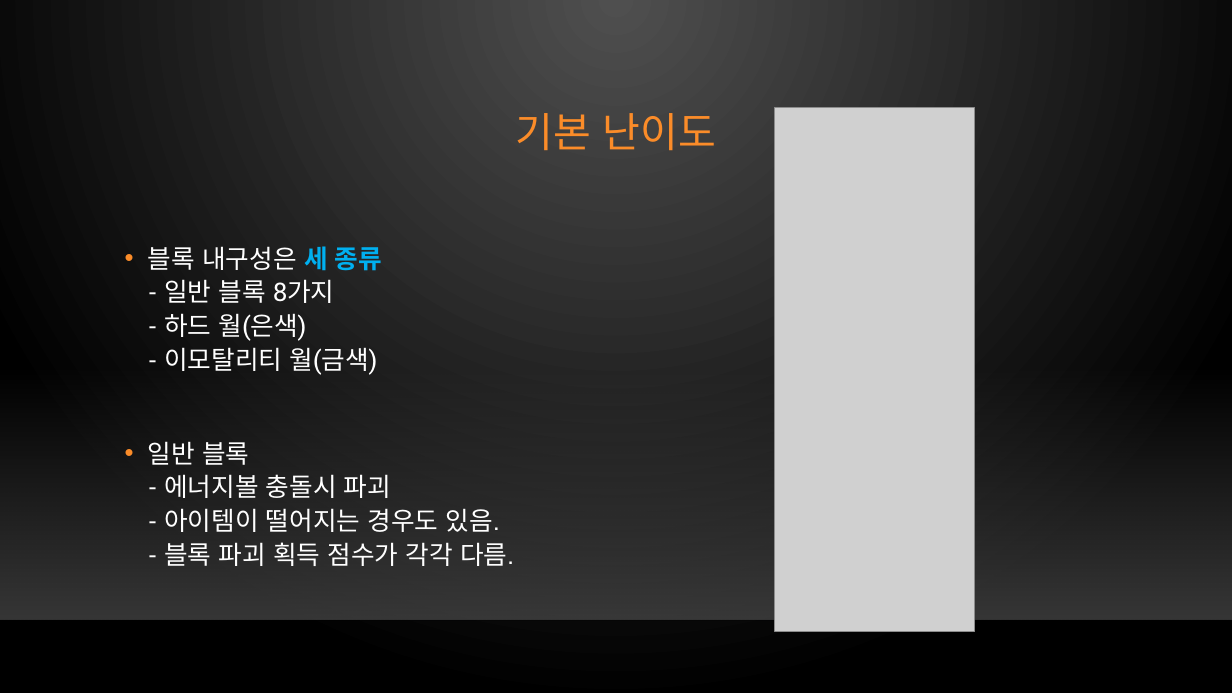
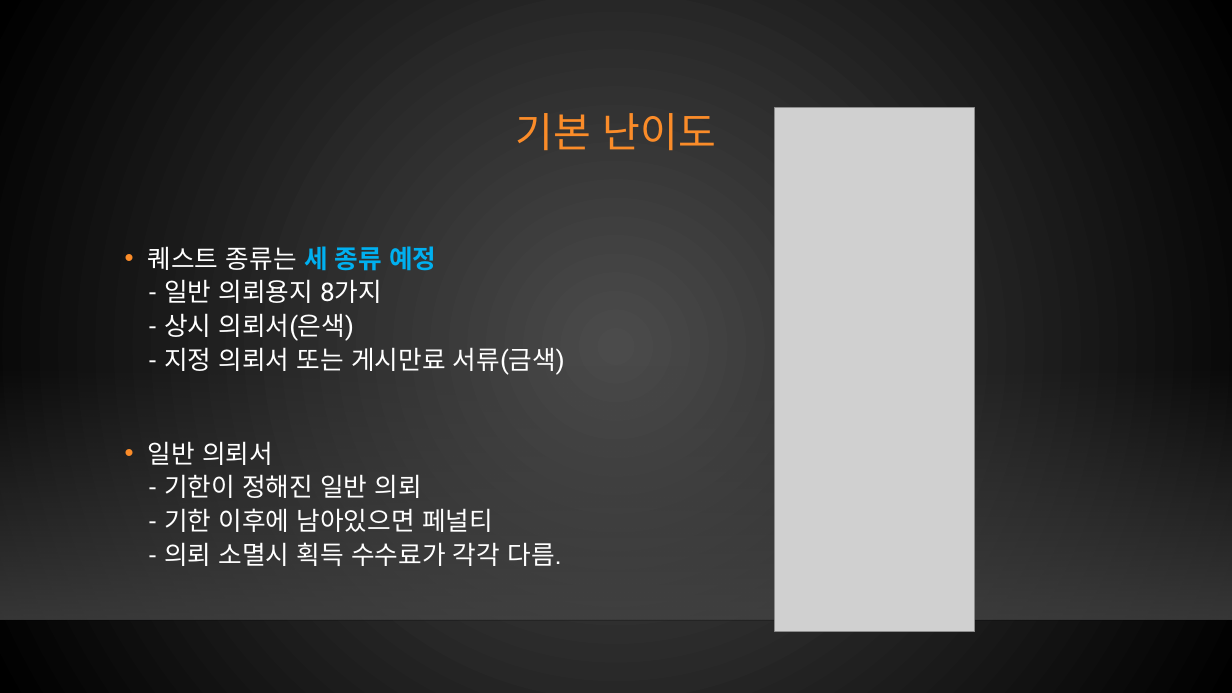
Before and after one commit to xqiwipx/first_project, a slide deck: slide 24 of Kims_project.pptx. Drawn at 1232x693 pixels with LibreOffice and Linux fonts; fonts in the diff are those of the drawing; grey boxes stand for pictures; background and template pictures are left out. Boxes give left, top, right and bottom in pixels: in the first picture for what was removed or moved away, otherwise in the second. Text is boxed around its words. In the diff, an @@ line names an element or a change of style, - is before the commit and + after.

Commit message:
Update Kims_project.pptx
구글에서 수정 테스트

```diff
--- a/Kims_project.pptx
+++ b/Kims_project.pptx
@@ background gradient #505050 to #000000 to gradient #4B4B4B to #000000 @@
@@ text at <box>148,246,564,566</box>: text changed @@
-• 블록 내구성은 세 종류
-  - 일반 블록 8가지
-  - 하드 월(은색)
-  - 이모탈리티 월(금색)
-• 일반 블록
-  - 에너지볼 충돌시 파괴
-  - 아이템이 떨어지는 경우도 있음.
-  - 블록 파괴 획득 점수가 각각 다름.
+• 퀘스트 종류는 세 종류 예정
+  - 일반 의뢰용지 8가지
+  - 상시 의뢰서(은색)
+  - 지정 의뢰서 또는 게시만료 서류(금색)
+• 일반 의뢰서
+  - 기한이 정해진 일반 의뢰
+  - 기한 이후에 남아있으면 페널티
+  - 의뢰 소멸시 획득 수수료가 각각 다름.
```
Also in this commit, not shown: 28 other slides changed.
